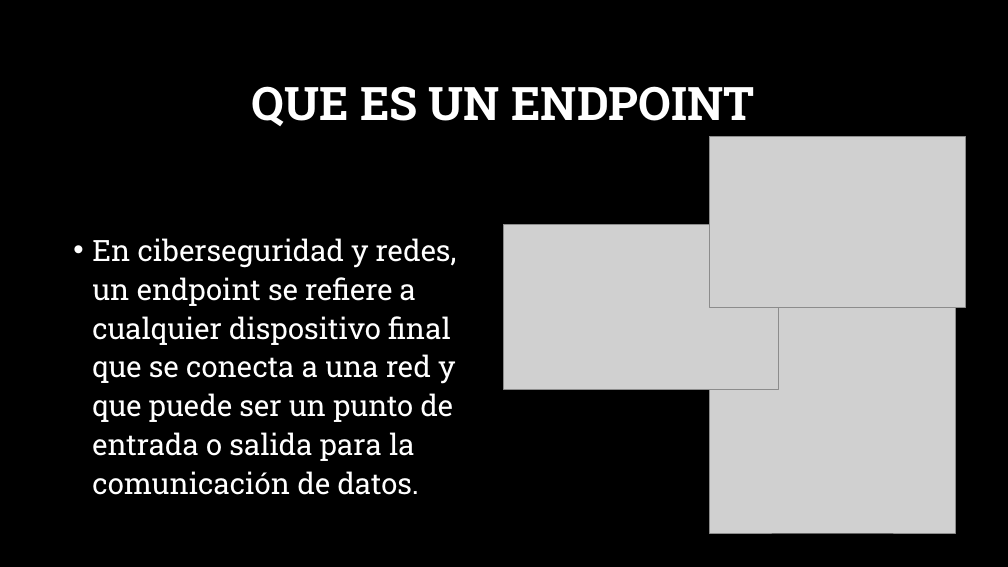
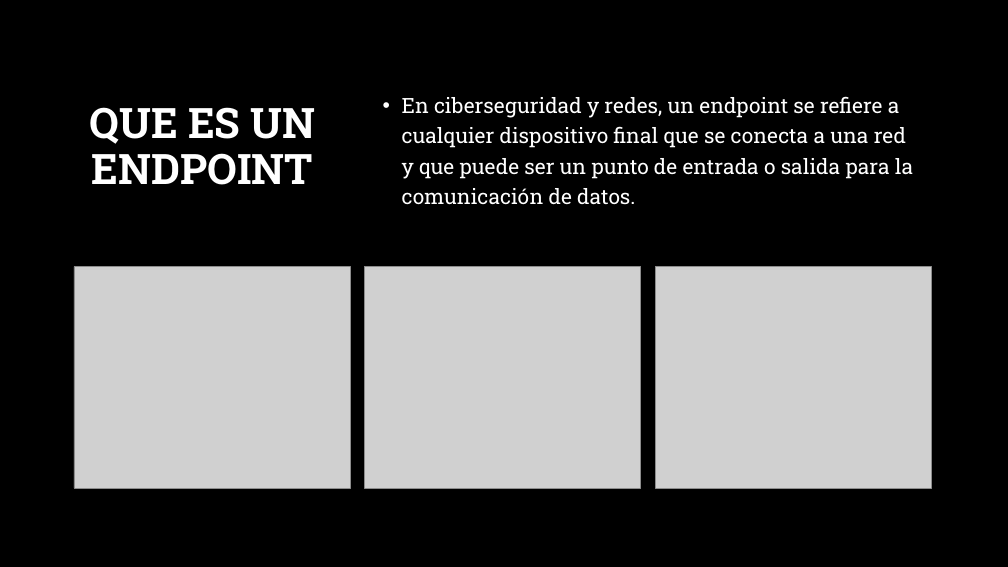
Before and after one commit to jphed/Sem5ULSA, a slide deck: slide 2 of redes/parcial1/Proteccion de endpoints.pptx. Drawn at 1008x567 pixels with LibreOffice and Linux fonts; fonts in the diff are those of the drawing; grey boxes stand for pictures; background and template pictures are left out. Boxes give left, top, right and bottom in pixels: in the first picture for what was removed or moved away, otherwise in the second. Text is boxed around its words. In the diff, an @@ line names an element or a change of style, - is before the commit and + after.

```diff
--- a/redes/parcial1/Proteccion de endpoints.pptx
+++ b/redes/parcial1/Proteccion de endpoints.pptx
@@ title "QUE ES UN ENDPOINT" at [90,107,316,185]: size 44 to 40 pt @@
@@ text "En ciberseguridad y redes, un ...": place and size @@
-text "En ciberseguridad y redes, un ..." at [92,238,457,495]
+text "En ciberseguridad y redes, un ..." at [402,96,913,205]
@@ text "En ciberseguridad y redes, un ..." at [402,96,913,205]: size 28 to 20 pt; line spacing 1.1 to 1.2; vertical alignment top to middle @@
@@ picture: place and size @@
-picture at [709,307,956,533]
+picture at [74,267,350,488]
@@ picture: place and size @@
-picture at [504,225,778,389]
+picture at [365,267,641,488]
@@ picture: place and size @@
-picture at [709,137,966,308]
+picture at [656,267,932,488]
```
Also in this commit, not shown: 1 other slide changed, 3 slides added, 9 other files.
